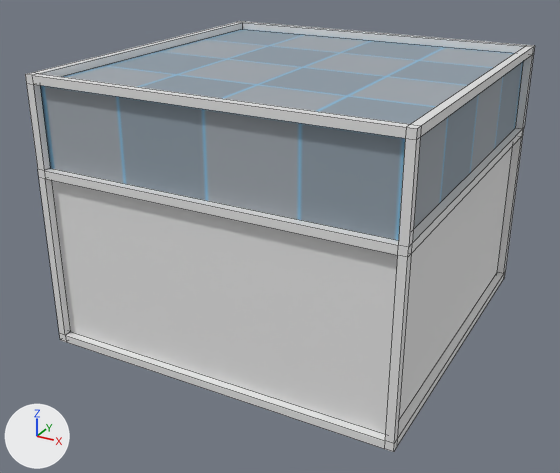
The Blender file models/editor/common/blocks/blocks.blend, before and after one commit.
Camera for both pictures: a 50 mm camera at (122.2, -237.9, 82.9) aimed at (-3.4, -9.5, -31.3). The lights are fixed; the arrows at lower left show +X, +Y and +Z. Mesh edges are drawn as thin lines.

Names of what the first picture shows: 'block_flat_3quart_ref'.
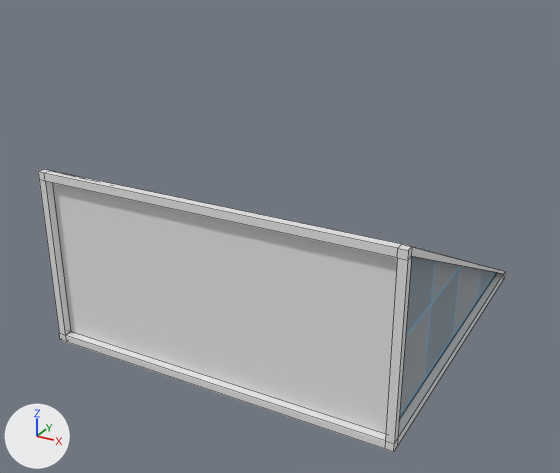
What differs and where, as boxes (x1, y1, x2, y2) in the pictures (560 x 473 px):
'block_flat_3quart_ref', reshaped (8% narrower, 34% shorter): before (25, 21, 535, 452); after (38, 169, 505, 452)

What changed in the scene script:
```text
Add me_angled_30_ref:
    me_angled_30_ref.from_pydata(...)  # 48 vertices, 58 faces; spans x -64.0..64.0, y -64.0..64.0, z -64.0..0.0
    # faces by material slot: [54, 3, 1]
    me_angled_30_ref.materials.append(mat_ghost_items)  # its picture is missing
    me_angled_30_ref.materials.append(mat_ghost_grid)  # picture img_ghost_grid_tga
    me_angled_30_ref.materials.append(mat_ghost_gridb)  # its picture is missing
Change ob_block_flat_3quart_ref:
    ob_block_flat_3quart_ref: bpy.data.objects.new('block_flat_3quart_ref', me_block_flat_3quart_ref) -> bpy.data.objects.new('block_flat_3quart_ref', me_angled_30_ref)
```
